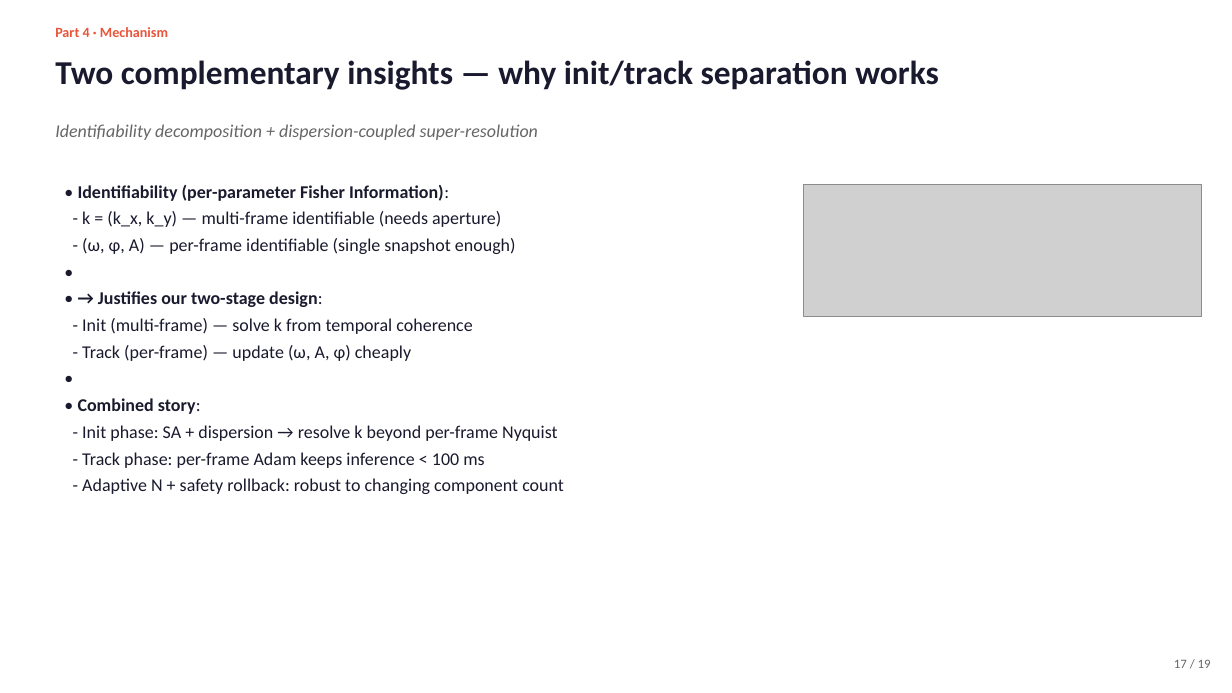
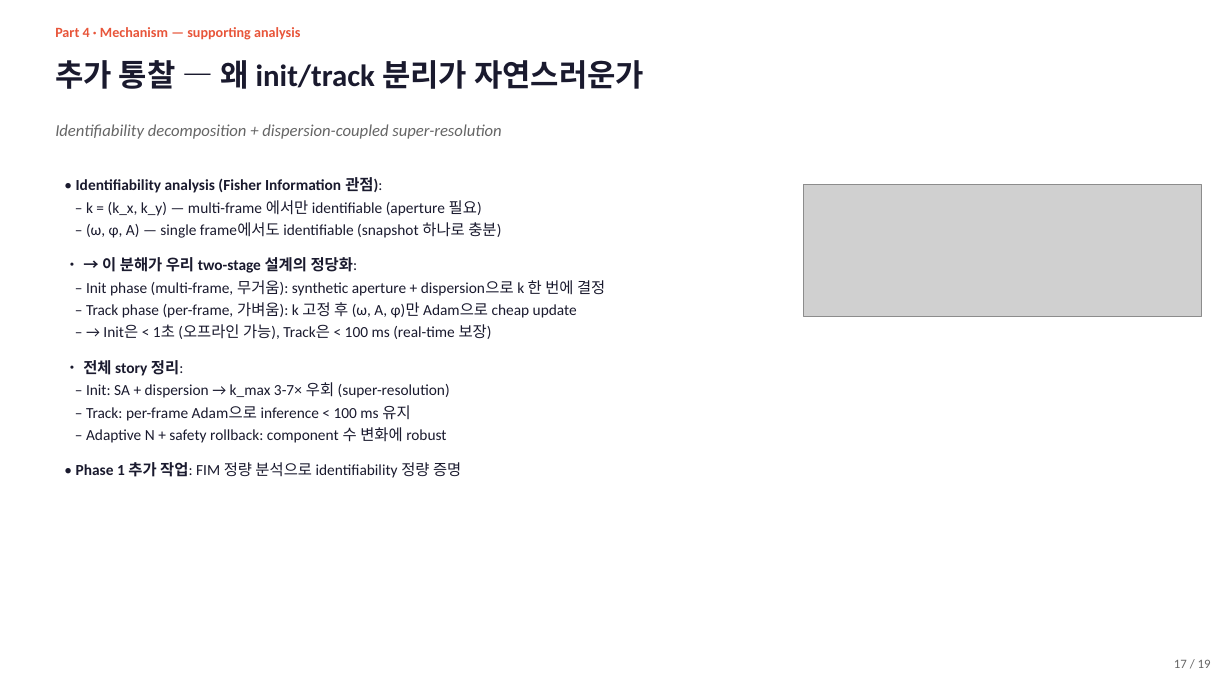
Before and after one commit to SAEYONGPARK94/wavesplat, a slide deck: slide 17 of wavesplat/docs/labmeeting_2026_05_13.pptx. Drawn at 1232x693 pixels with LibreOffice and Linux fonts; fonts in the diff are those of the drawing; grey boxes stand for pictures. Boxes give left, top, right and bottom in pixels: in the first picture for what was removed or moved away, otherwise in the second. Text is boxed around its words. In the diff, an @@ line names an element or a change of style, - is before the commit and + after.

```diff
--- a/wavesplat/docs/labmeeting_2026_05_13.pptx
+++ b/wavesplat/docs/labmeeting_2026_05_13.pptx
@@ text at (x1=55, y1=27, x2=300, y2=40): text changed @@
-Part 4 · Mechanism
+Part 4 · Mechanism — supporting analysis
@@ text at (x1=55, y1=60, x2=644, y2=89): text changed; size 26 to 24 pt @@
-Two complementary insights — why init/track separation works
+추가 통찰 — 왜 init/track 분리가 자연스러운가
@@ text "Identifiability decomposition + dispersion-coupled super-res ..." at (x1=55, y1=124, x2=501, y2=139): size 14 to 13 pt @@
@@ text at (x1=76, y1=177, x2=605, y2=478): text changed; size 14 to 12 pt @@
-• Identifiability (per-parameter Fisher Information):
-- k = (k_x, k_y) — multi-frame identifiable (needs aperture)
-- (ω, φ, A) — per-frame identifiable (single snapshot enough)
-•
-• → Justifies our two-stage design:
-- Init (multi-frame) — solve k from temporal coherence
-- Track (per-frame) — update (ω, A, φ) cheaply
-•
-• Combined story:
-- Init phase: SA + dispersion → resolve k beyond per-frame Nyquist
-- Track phase: per-frame Adam keeps inference < 100 ms
-- Adaptive N + safety rollback: robust to changing component count
+• Identifiability analysis (Fisher Information 관점):
+– k = (k_x, k_y) — multi-frame 에서만 identifiable (aperture 필요)
+– (ω, φ, A) — single frame에서도 identifiable (snapshot 하나로 충분)
+• → 이 분해가 우리 two-stage 설계의 정당화:
+– Init phase (multi-frame, 무거움): synthetic aperture + dispersion으로 k 한 번에 결정
+– Track phase (per-frame, 가벼움): k 고정 후 (ω, A, φ)만 Adam으로 cheap update
+– → Init은 < 1초 (오프라인 가능), Track은 < 100 ms (real-time 보장)
+• 전체 story 정리:
+– Init: SA + dispersion → k_max 3-7× 우회 (super-resolution)
+– Track: per-frame Adam으로 inference < 100 ms 유지
+– Adaptive N + safety rollback: component 수 변화에 robust
+• Phase 1 추가 작업: FIM 정량 분석으로 identifiability 정량 증명
```
Also in this commit, not shown: 24 other slides changed, 1 slide added, 1 slide removed, 2 other files.
